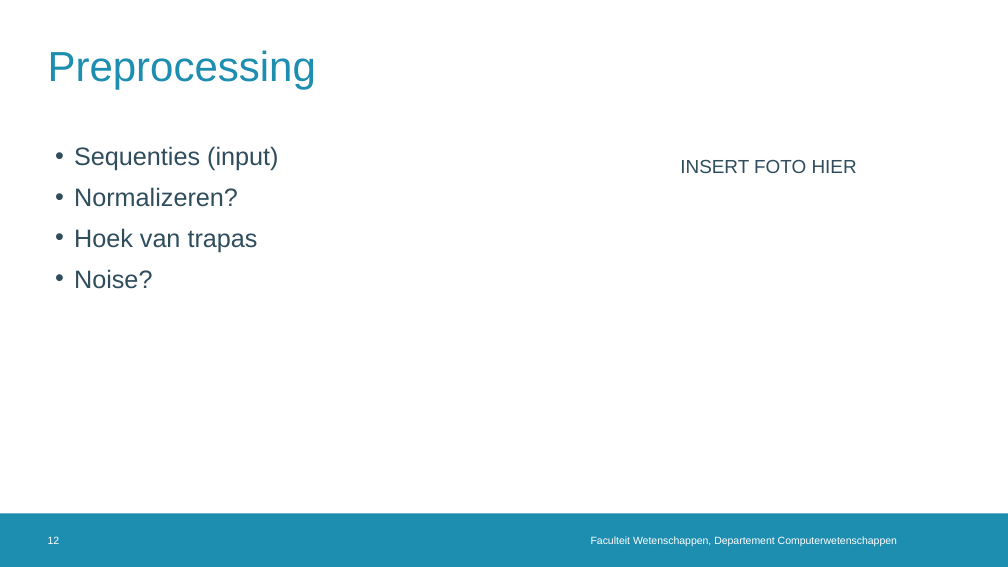
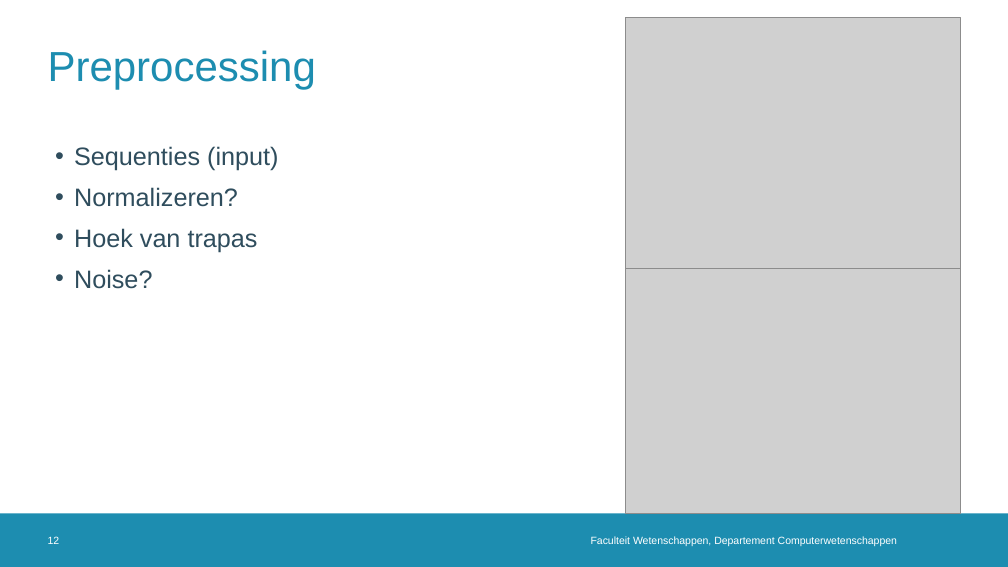
Before and after one commit to TooCools/Masterproef, a slide deck: slide 12 of Real-Time Cadansaanpassing in een Automatische Fietstransmissie2.0.pptx. Drawn at 1008x567 pixels with LibreOffice and Linux fonts; fonts in the diff are those of the drawing; grey boxes stand for pictures; background and template pictures are left out. Boxes give left, top, right and bottom in pixels: in the first picture for what was removed or moved away, otherwise in the second. Text is boxed around its words. In the diff, an @@ line names an element or a change of style, - is before the commit and + after.

```diff
--- a/Real-Time Cadansaanpassing in een Automatische Fietstransmissie2.0.pptx
+++ b/Real-Time Cadansaanpassing in een Automatische Fietstransmissie2.0.pptx
@@ picture added at [626, 17, 961, 268] @@
@@ text removed at [680, 160, 857, 173] @@
-INSERT FOTO HIER
@@ picture added at [626, 262, 961, 513] @@
```
Also in this commit, not shown: 2 other slides changed, 1 slide added, 11 other files.
